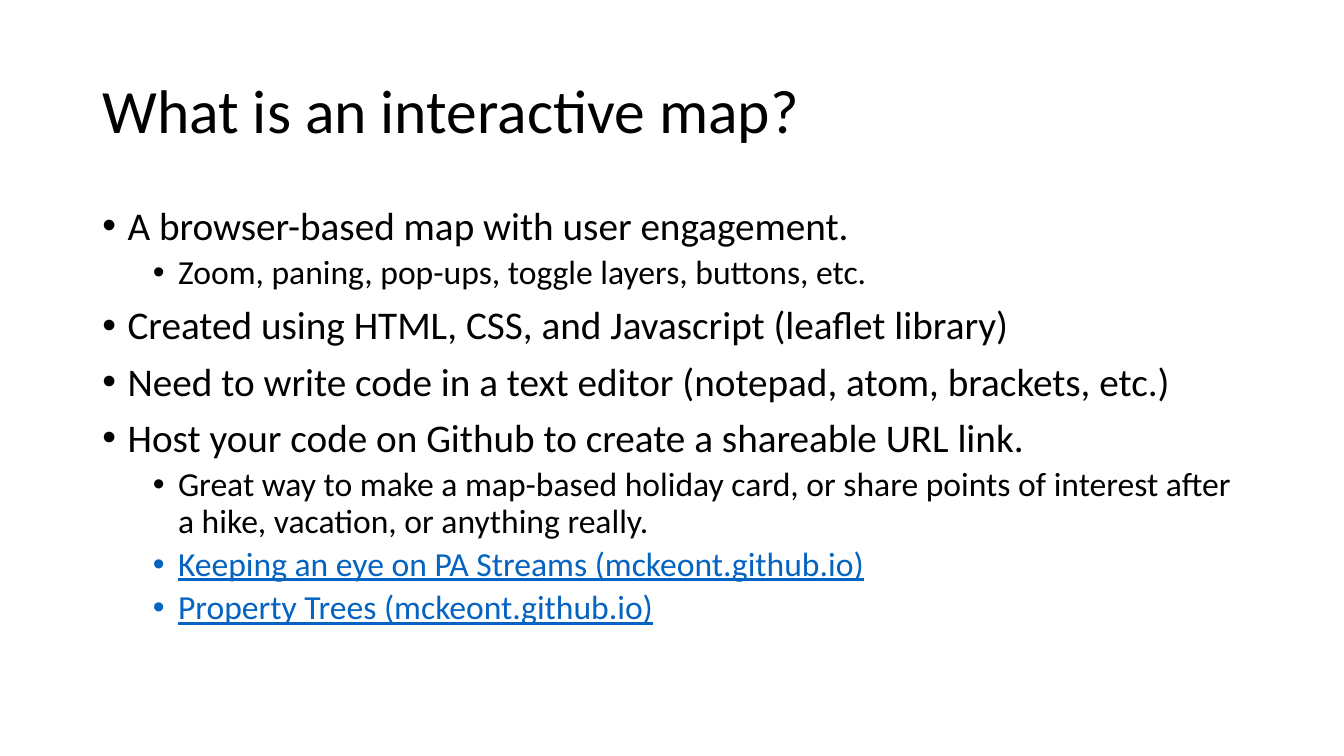
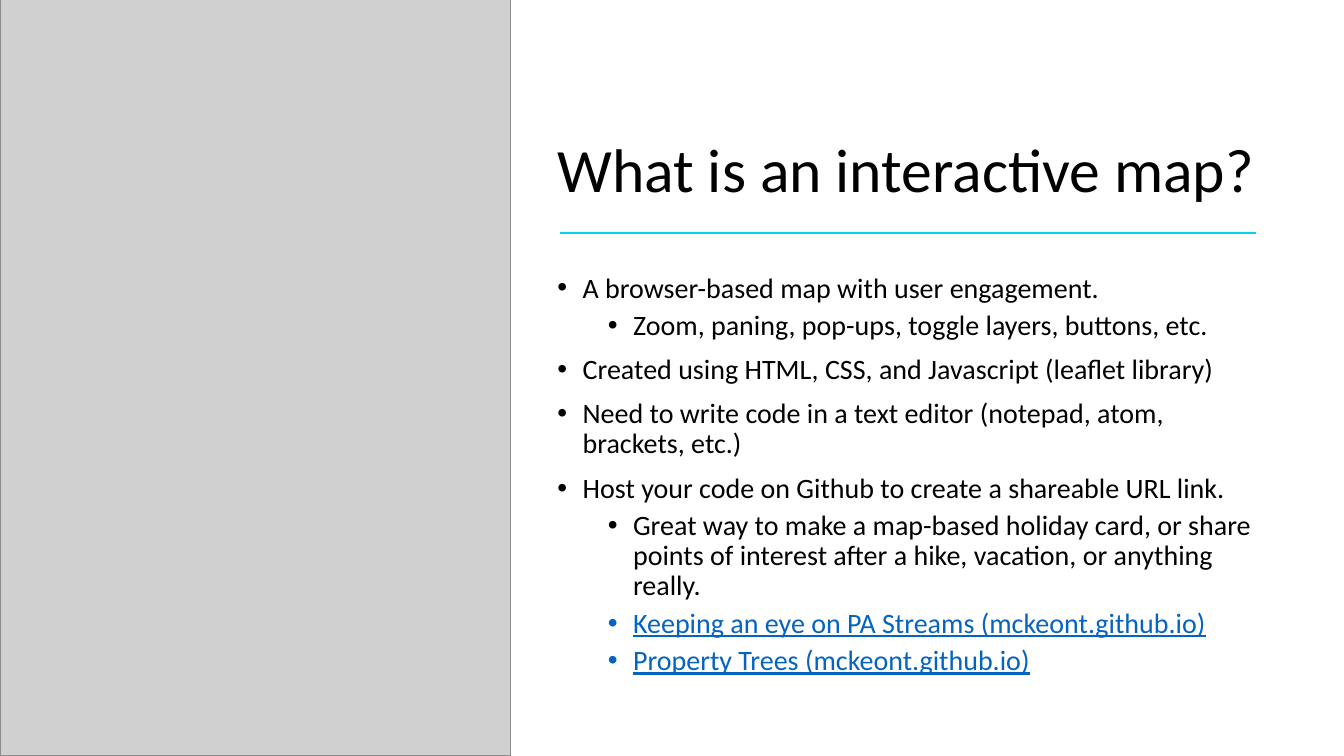
Before and after one commit to mckeont/GeoTag, a slide deck: slide 2 of Presentation/Presentation.pptx. Drawn at 1344x756 pixels with LibreOffice and Linux fonts; fonts in the diff are those of the drawing; grey boxes stand for pictures. Boxes give left, top, right and bottom in pixels: in the first picture for what was removed or moved away, otherwise in the second. Text is boxed around its words. In the diff, an @@ line names an element or a change of style, - is before the commit and + after.

Commit message:
update presentation

```diff
--- a/Presentation/Presentation.pptx
+++ b/Presentation/Presentation.pptx
@@ picture added at box(0, 0, 511, 756) @@
@@ title "What is an interactive map?": place and size @@
-title "What is an interactive map?" at box(102, 90, 799, 143)
+title "What is an interactive map?" at box(557, 149, 1254, 202)
@@ title "What is an interactive map?" at box(557, 149, 1254, 202): vertical alignment middle to bottom @@
@@ line added from (561, 233) to (1256, 233), #04D3EE 1.5 pt @@
@@ text "A browser-based map with user ...": place and size @@
-text "A browser-based map with user ..." at box(128, 212, 1231, 625)
+text "A browser-based map with user ..." at box(583, 278, 1250, 675)
@@ text "A browser-based map with user ..." at box(583, 278, 1250, 675): size 28 to 20 pt in "A browser-based map with user engagement.", "Created using HTML, CSS, and Javascript (leaflet ...", "Need to write code in a text ...", "Host your code on Github to create ..."; size 24 to 20 pt in "Zoom, paning, pop-ups, toggle layers, buttons, etc.", "Great way to make a map-based holiday ...", "Keeping an eye on PA Streams (mckeont.github.io)", "Property Trees (mckeont.github.io)" @@
```
Also in this commit, not shown: 1 other slide changed, 5 slides added, 1 slide removed.
